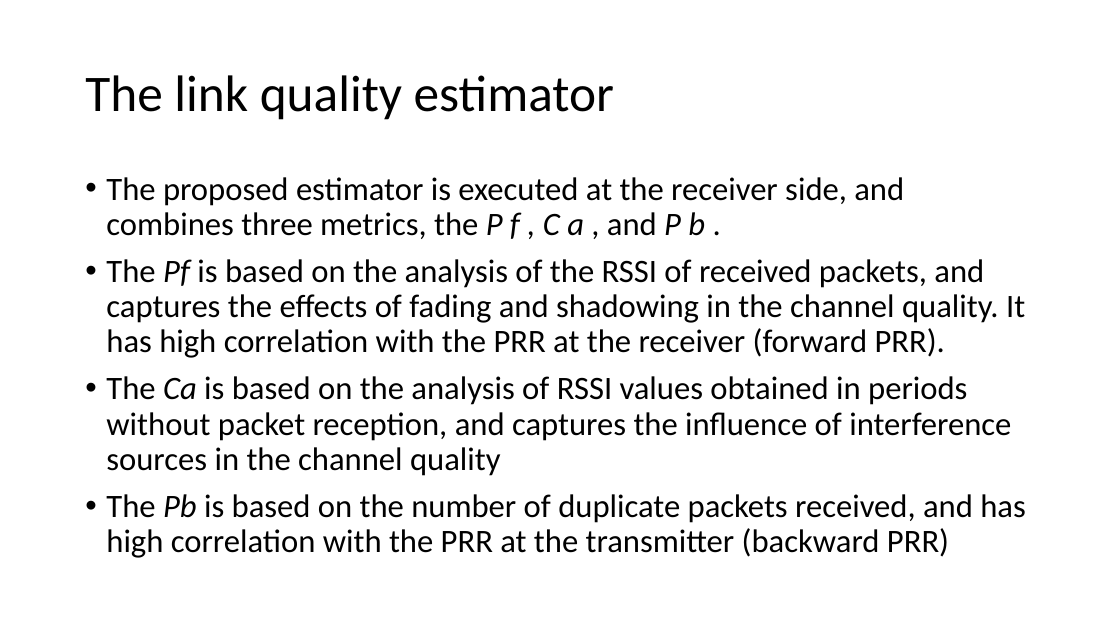
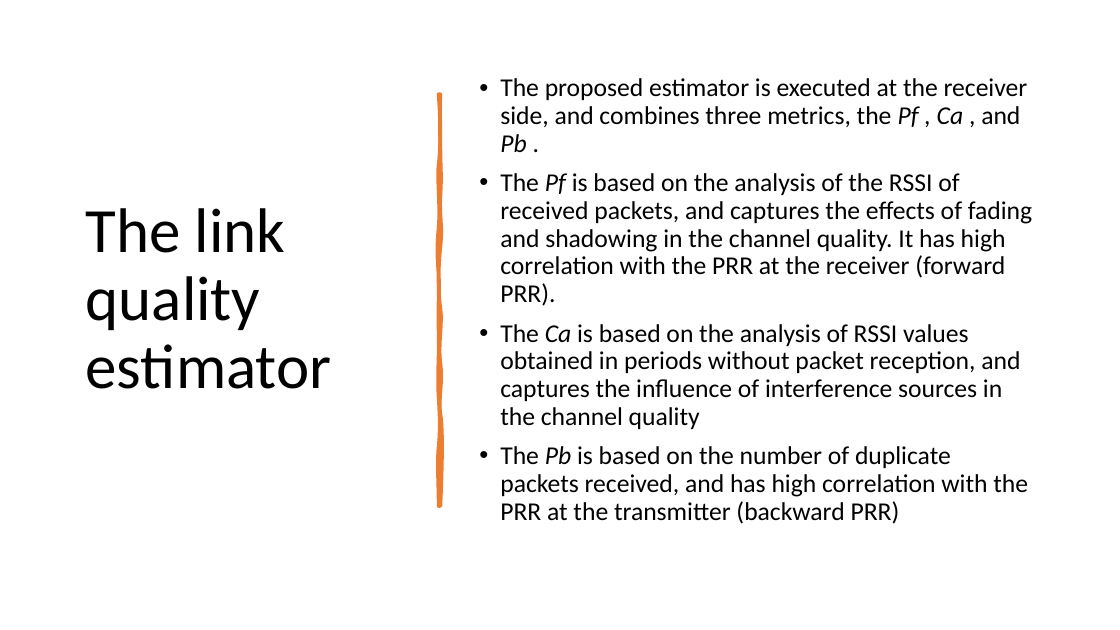
Before and after one commit to huynn8/paper_draft, a slide deck: slide 6 of Real-time link quality estimation for industrial wireless sensor networks using de dicate d nodes.pptx. Drawn at 1120x630 pixels with LibreOffice and Linux fonts; fonts in the diff are those of the drawing. Boxes give left, top, right and bottom in pixels: in the first picture for what was removed or moved away, otherwise in the second. Text is boxed around its words. In the diff, an @@ line names an element or a change of style, - is before the commit and + after.

```diff
--- a/Real-time link quality estimation for industrial wireless sensor networks using de dicate d nodes.pptx
+++ b/Real-time link quality estimation for industrial wireless sensor networks using de dicate d nodes.pptx
@@ title "The link quality estimator": place and size @@
-title "The link quality estimator" at bbox=[85, 75, 614, 120]
+title "The link quality estimator" at bbox=[86, 208, 332, 389]
@@ title "The link quality estimator" at bbox=[86, 208, 332, 389]: size 44 to 54 pt @@
@@ text "The proposed estimator is executed ...": place and size @@
-text "The proposed estimator is executed ..." at bbox=[106, 177, 1026, 558]
+text "The proposed estimator is executed ..." at bbox=[500, 78, 1032, 524]
@@ text "The proposed estimator is executed ..." at bbox=[500, 78, 1032, 524]: vertical alignment top to middle @@
@@ text at bbox=[500, 78, 1028, 152]: text changed; size 28 to 22 pt @@
-• The proposed estimator is executed at the receiver side, and combines three metrics, the P f , C a , and P b .
+• The proposed estimator is executed at the receiver side, and combines three metrics, the Pf , Ca , and Pb .
@@ freeform shape added at bbox=[439, 94, 440, 506], fill #ED7D31, outline #ED7D31 3.25 pt @@
@@ text at bbox=[500, 173, 1032, 524]: size 28 to 22 pt in "The Pf is based on the analysis ...", "The Ca is based on the analysis ...", "The Pb is based on the number ..." @@
```
Also in this commit, not shown: 7 other slides changed, 22 slides added, 1 slide removed.
